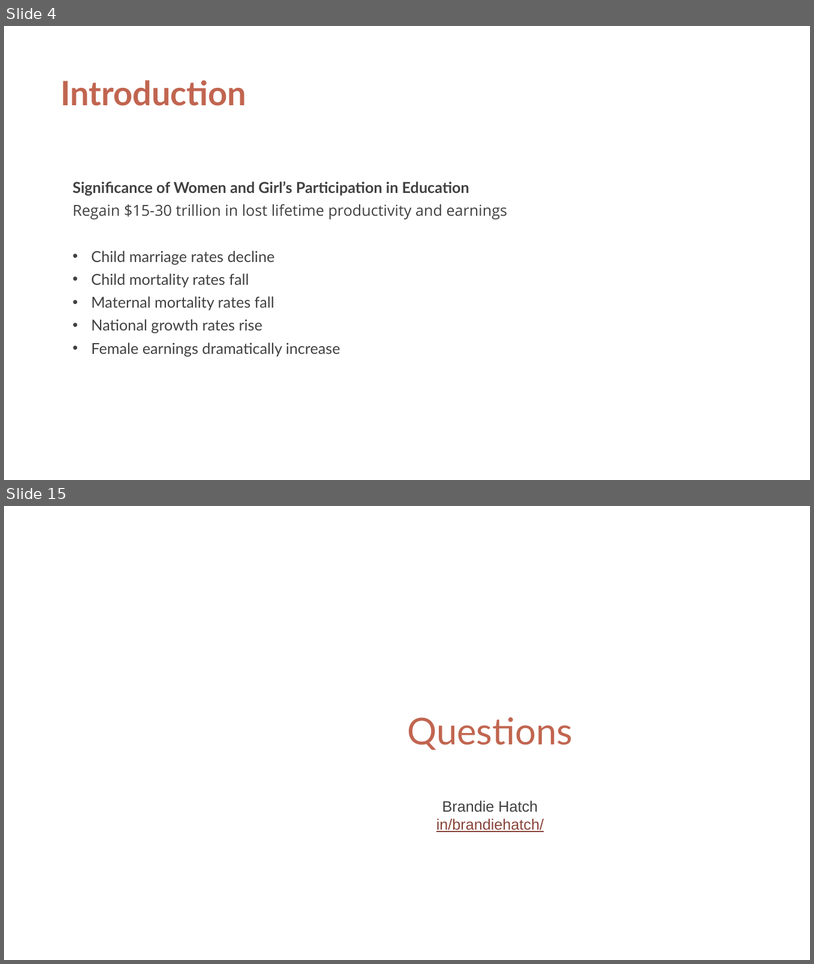
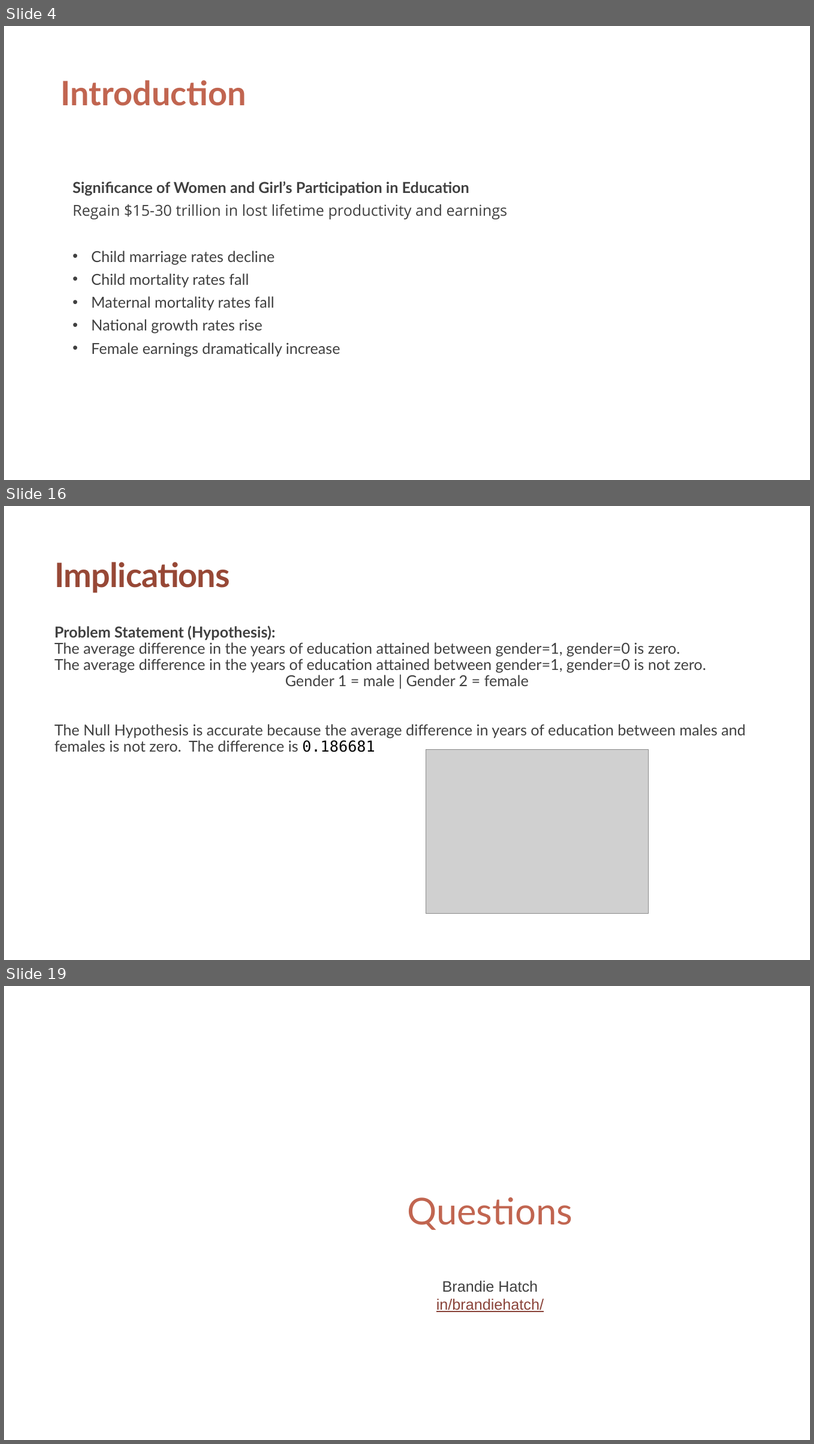
Before and after one commit to brandiehatch/capstone, a slide deck: capstone.pptx. Shown one above the other, each under a label of ours: slides 4 and 15 before the commit, slides 4, 16 and 19 after it; the slides between them are not shown. The pictures are 814x964 and 814x1444 pixels, drawn with LibreOffice and Linux fonts; fonts in the diff are those of the drawing; grey boxes stand for pictures; background and template pictures are left out. Boxes give left, top, right and bottom in pixels: in the first picture for what was removed or moved away, otherwise in the second. Text is boxed around its words. In the diff, an @@ line names an element or a change of style, - is before the commit and + after.

```diff
--- a/capstone.pptx
+++ b/capstone.pptx
@@ slide 16 added at (x1=4, y1=506, x2=810, y2=960), background #FFFFFF @@
@@ title added at (x1=54, y1=562, x2=230, y2=593), 40 pt, text #974836, bold @@
+Implications
@@ text added at (x1=54, y1=625, x2=746, y2=752), 18 pt, text #404040 @@
+Problem Statement (Hypothesis):
+The average difference in the years of education attained between gender=1, gender=0 is zero.
+The average difference in the years of education attained between gender=1, gender=0 is not zero.
+Gender 1 = male | Gender 2 = female
+The Null Hypothesis is accurate because the average difference in years of education between males and females is not zero. The difference is 0.186681
@@ picture added at (x1=426, y1=749, x2=649, y2=913) @@
@@ what was slide 15 is now slide 19 @@
```
Also in this commit, not shown: 3 slides changed, 9 other slides added, 6 slides removed, 12 other files.
